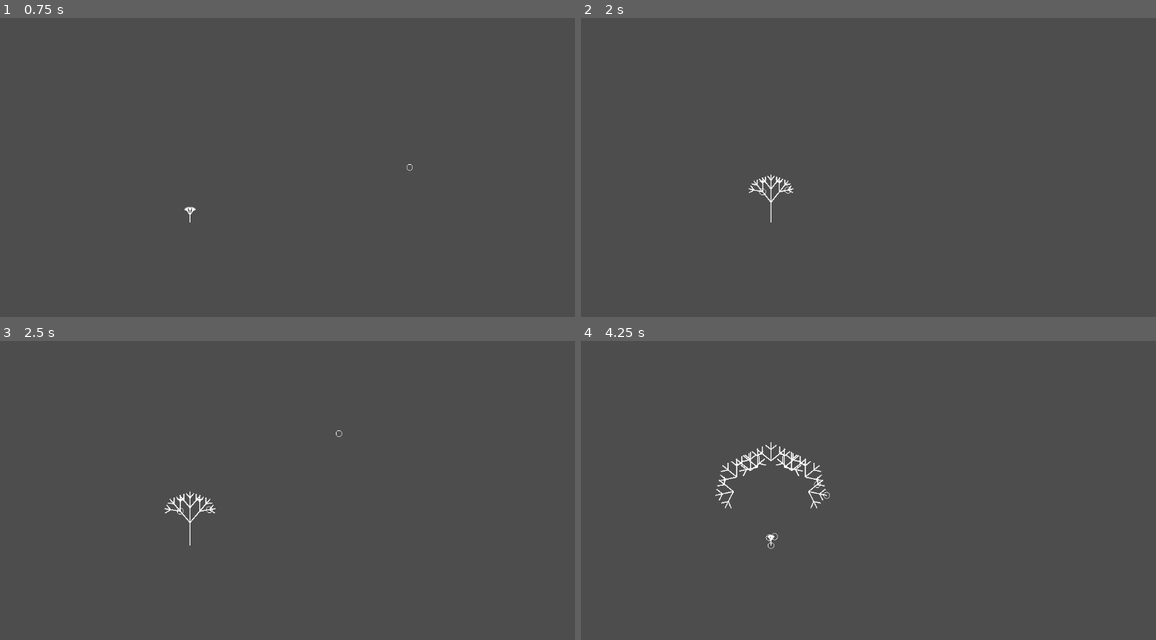
Above: before the commit, frames 1-4 (two rows, left to right).
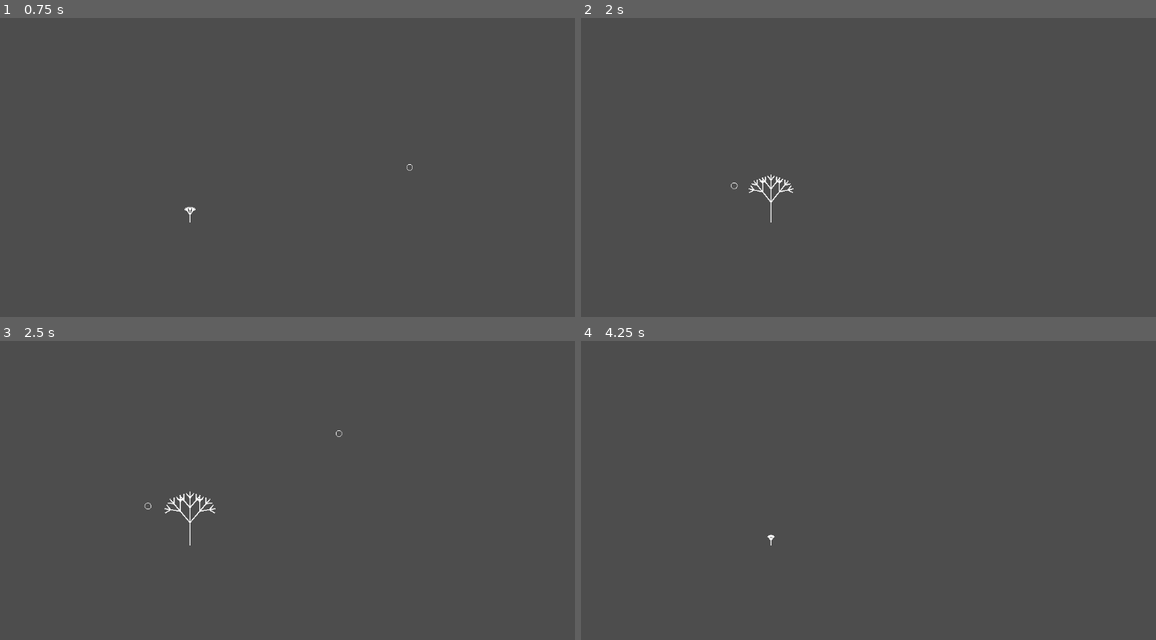
Above: after the commit, the same moments.

Repository: SnowyYANG/OurHaven
Game: Godot game, scene res://main.tscn
Same seed, same stepped clock (60 frames per second), same inputs: the game is played once before the commit and once after it.
Inputs (mouse positions are in pixels of both pictures, inside the frame that each line leads up to):
- Up to frame 1 (0.75 s): tap Enter at 0.5 s; move the mouse to (408, 167) at 0.52 s; tap Space at 0.6 s; click (408, 167) at 0.67 s
- Up to frame 2 (2 s): tap Space at 0.77, 1.07, 1.35, 1.52, 1.82 s; move the mouse to (742, 200) at 1.27 s; click (742, 200) at 1.42 s
- Up to frame 3 (2.5 s): move the mouse to (339, 433) at 2.02 s; tap Space at 2.1 s; click (339, 433) at 2.17 s
- Up to frame 4 (4.25 s): tap Space at 2.75, 2.85, 3.02, 3.32, 3.6, 3.77, 4.07 s; move the mouse to (834, 574) at 2.77 s; click (834, 574) at 2.92 s; move the mouse to (1035, 556) at 3.52 s; click (1035, 556) at 3.67 s; tap Escape at 4.15 s

Frame 1 is identical in both runs. In frame 2, less than 0.1% of the frame differs, in the area x 26-37%, y 55-60%; in frame 3, less than 0.1%; in frame 4, 0.7%, in the area x 23-44%, y 33-70%.

Commit message:
fix nest positions during tree growing

Diff:
--- a/our-haven/main.gd
+++ b/our-haven/main.gd
@@ -36,6 +36,7 @@
 			marker.position = mouse_pos - nearest_line.global_position
 			nearest_line.add_child(marker)
 	if event is InputEventKey and event.pressed and event.keycode == KEY_ESCAPE:
+		clear_tree()
 		depth = 2
 		initial_length = 10
 		angle_spread_deg = 30
@@ -55,24 +56,22 @@
 	for line in lines:
 		for child in line.get_children():
 			if child is Node2D:
-				print("node2d")
 				var global_pos = line.to_global(child.position)
 				draw_circle(global_pos, 6, Color(1, 1, 1), false)
 
 func rebuild_tree() -> void:
 	# 清除已有 Line2D，然后从 root_offset 向上画主干
 	# 起始向上方向为 -90 度（即屏幕向上）
-	draw_branch("l", root_offset, -90.0, initial_length, depth)
+	draw_branch("t", root_offset, -90.0, initial_length, depth)
 
 func clear_tree() -> void:
-	pass
-	# 只移除并释放子节点中的 Line2D（保留其他节点/控制节点）
-	#for child in get_children():
-	#	if child is Line2D:
-	#		remove_child(child)
-	#		child.queue_free()
+	lines.clear()
+	for child in get_children():
+		if child is Line2D:
+			remove_child(child)
+			child.queue_free()
 
-func draw_branch(name: String, start_pos: Vector2, angle_deg_local: float, length: float, depth_local: int) -> void:
+func draw_branch(linename: String, start_pos: Vector2, angle_deg_local: float, length: float, depth_local: int) -> void:
 	# 计算终点
 	var rad = deg_to_rad(angle_deg_local)
 	var dir = Vector2(cos(rad), sin(rad))
@@ -80,14 +79,14 @@
 
 	var line = null
 	for existing_line in lines:
-		if existing_line.name == name:
+		if existing_line.name == linename:
 			line = existing_line
 			break
 
 	# 创建 Line2D 节点表示这段分支
 	if (line == null):
 		line = Line2D.new()
-		line.name = name
+		line.name = linename
 		line.width = line_width
 		line.default_color = line_color
 		lines.append(line)
@@ -99,26 +98,13 @@
 	if line.get_point_count() >= 2:
 		old_start = line.get_point_position(0)
 		old_end = line.get_point_position(1)
-	line.clear_points()
+		line.clear_points()
 	line.add_point(start_pos)
 	line.add_point(end_pos)
-	var old_vec = old_end - old_start
-	var new_vec = end_pos - start_pos
-	var old_len = old_vec.length()
-	var new_len = new_vec.length()
-	var old_angle = old_vec.angle()
-	var new_angle = new_vec.angle()
 	for child in line.get_children():
 		if child is Node2D:
-			# 计算 child 在旧线段上的参数 t
-			var rel = child.position + old_start  # child.position 是相对于 line
-			var t = 0
-			if (old_len > 0):
-				t = (rel - old_start).dot(old_vec) / (old_len * old_len)
-			t = clamp(t, 0, 1)
-			# 新位置
-			var new_pos = start_pos + new_vec * t
-			child.position = new_pos - line.global_position
+			var p = (child.position - old_start).length() / (old_end - old_start).length()
+			child.position = Vector2(start_pos.x + p * (end_pos.x - start_pos.x), start_pos.y + p * (end_pos.y - start_pos.y))
 
 	# 递归终止条件：已经绘制此段后，如果 depth_local<=0 则不再继续
 	if depth_local <= 0:
@@ -128,10 +114,10 @@
 	var spread = angle_spread_deg
 
 	# 三叉：左、中、右
-	var p = 1.1
-	if randf() < p:
-		draw_branch(name + "l", end_pos, angle_deg_local - spread, next_length, depth_local - 1)
-	if randf() < p:
-		draw_branch(name + "m", end_pos, angle_deg_local, next_length, depth_local - 1)
-	if randf() < p:
-		draw_branch(name + "r", end_pos, angle_deg_local + spread, next_length, depth_local - 1)
+	var p2 = 1.1
+	if randf() < p2:
+		draw_branch(linename + "l", end_pos, angle_deg_local - spread, next_length, depth_local - 1)
+	if randf() < p2:
+		draw_branch(linename + "m", end_pos, angle_deg_local, next_length, depth_local - 1)
+	if randf() < p2:
+		draw_branch(linename + "r", end_pos, angle_deg_local + spread, next_length, depth_local - 1)
